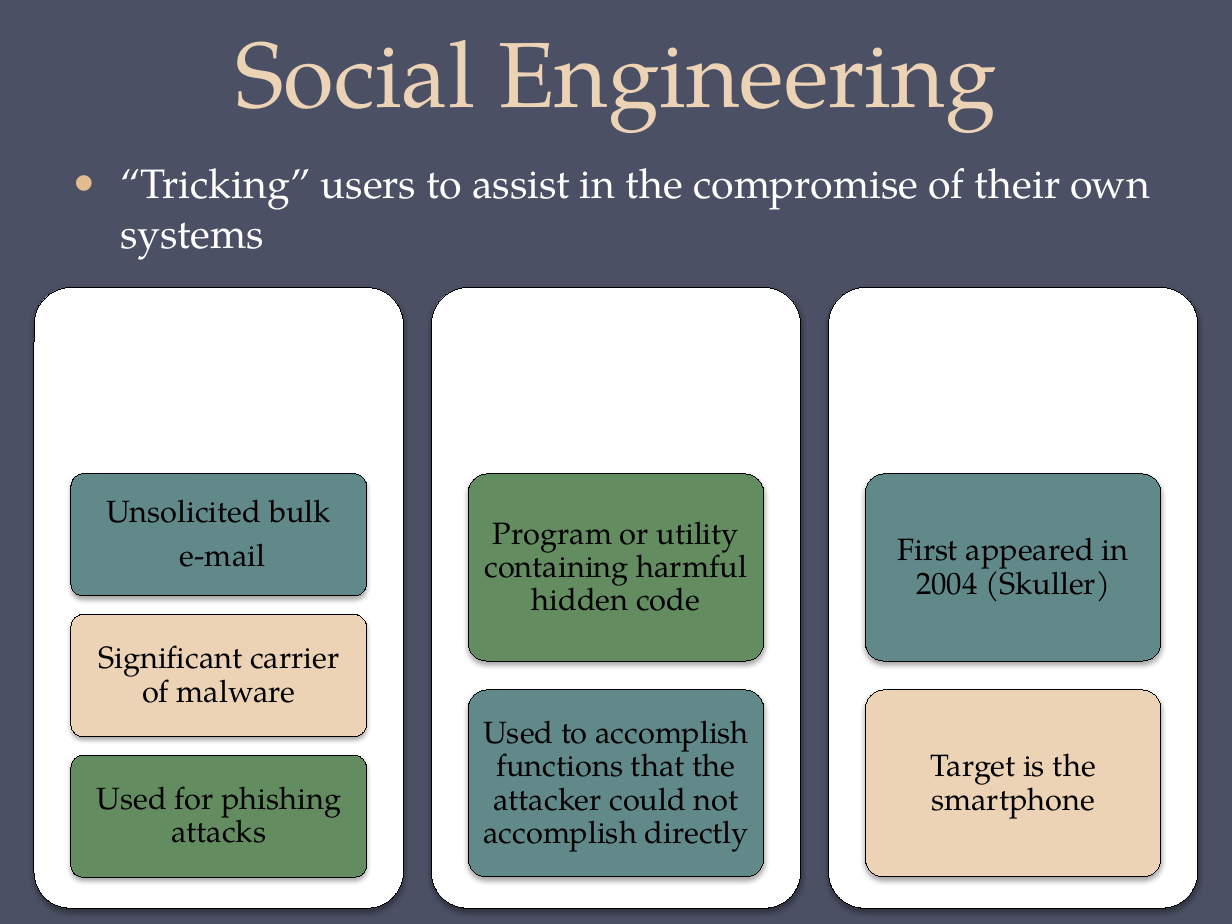
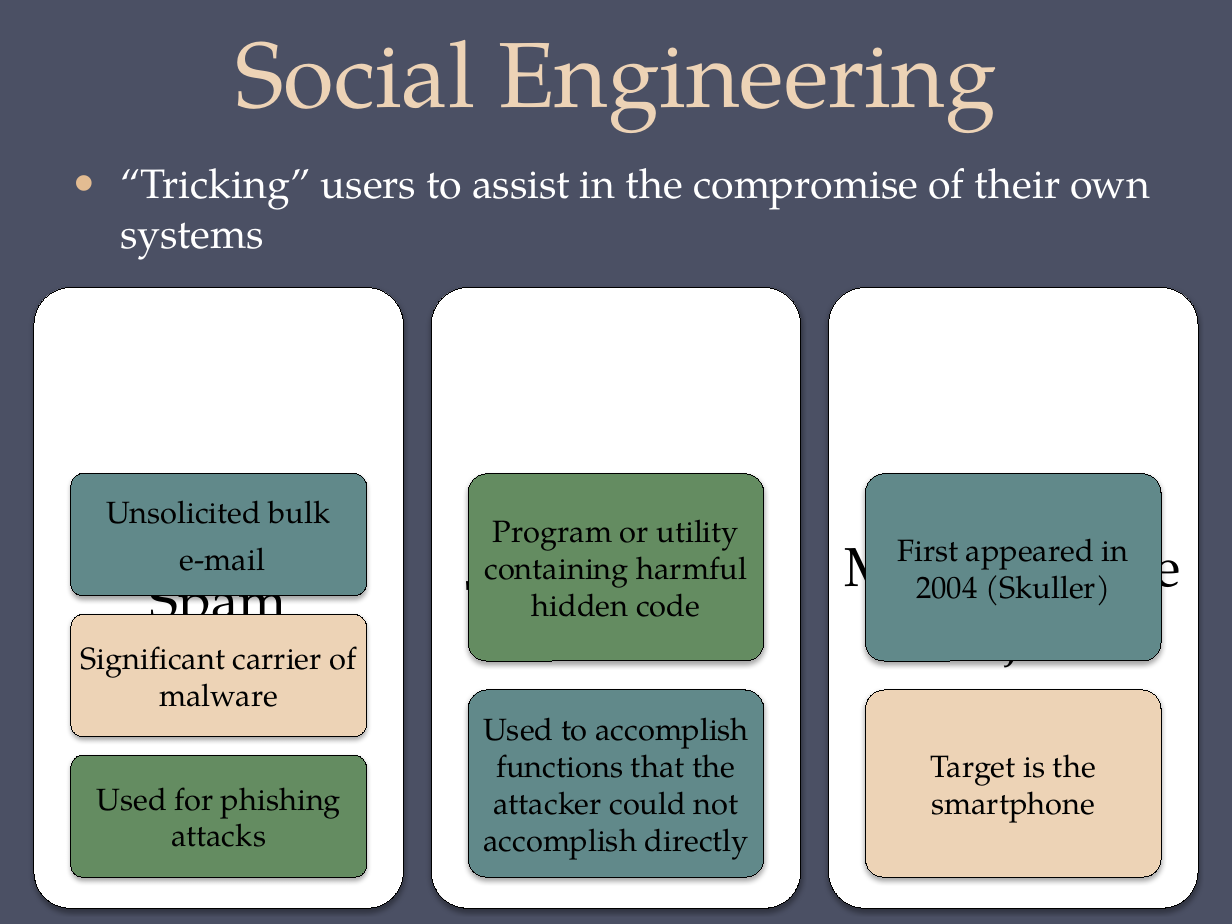
Before and after one commit to Syed007Hassan/Fast-Material-CS-SE, a slide deck: slide 20 of 7TH SEMESTER/Information Security - Abdul Aziz/Letures old/CH06-CompSec4e_Malicious Software.pptx. Drawn at 1232x924 pixels with LibreOffice and Linux fonts; fonts in the diff are those of the drawing. Boxes give left, top, right and bottom in pixels: in the first picture for what was removed or moved away, otherwise in the second. Text is boxed around its words. In the diff, an @@ line names an element or a change of style, - is before the commit and + after.

```diff
--- a/7TH SEMESTER/Information Security - Abdul Aziz/Letures old/CH06-CompSec4e_Malicious Software.pptx
+++ b/7TH SEMESTER/Information Security - Abdul Aziz/Letures old/CH06-CompSec4e_Malicious Software.pptx
@@ text "Mobile phone Trojans" at (x1=845, y1=529, x2=1181, y2=673): text colour #FFFFFF to #000000; line spacing 0.9 to 1 @@
@@ line spacing 0.9 to 1 in 7 elements at (x1=107, y1=501, x2=331, y2=571), (x1=81, y1=646, x2=357, y2=707), (x1=96, y1=787, x2=341, y2=847), (x1=483, y1=717, x2=749, y2=860), (x1=484, y1=520, x2=748, y2=617), (x1=931, y1=754, x2=1096, y2=823), (x1=898, y1=539, x2=1129, y2=605) @@
@@ text added at (x1=150, y1=561, x2=287, y2=640), 32 pt, text #000000 @@
+Spam
@@ text added at (x1=466, y1=561, x2=766, y2=640), 32 pt, text #000000 @@
+Trojan horse
```
Also in this commit, not shown: 16 other slides changed, 49 other files.
